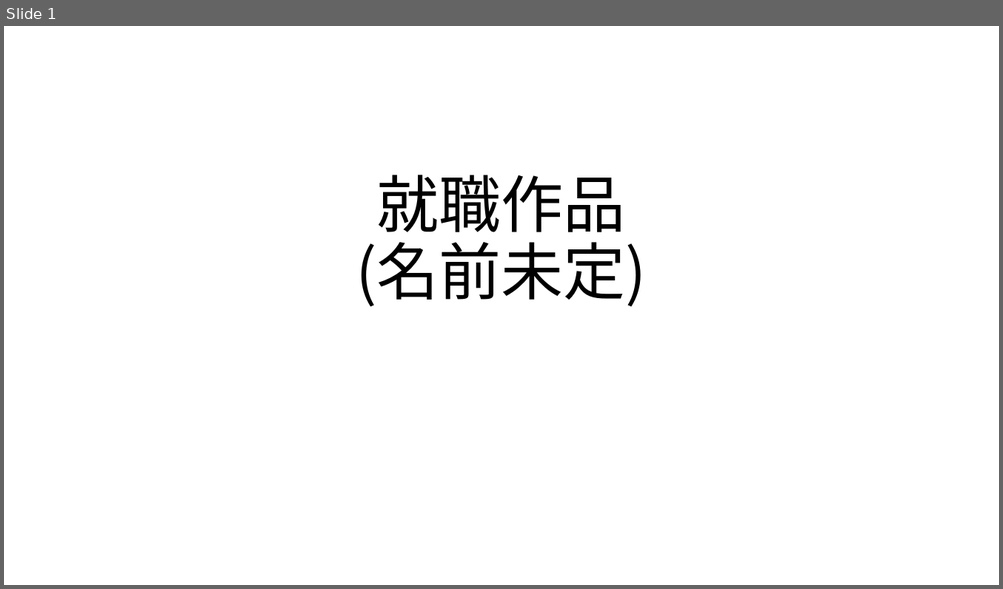
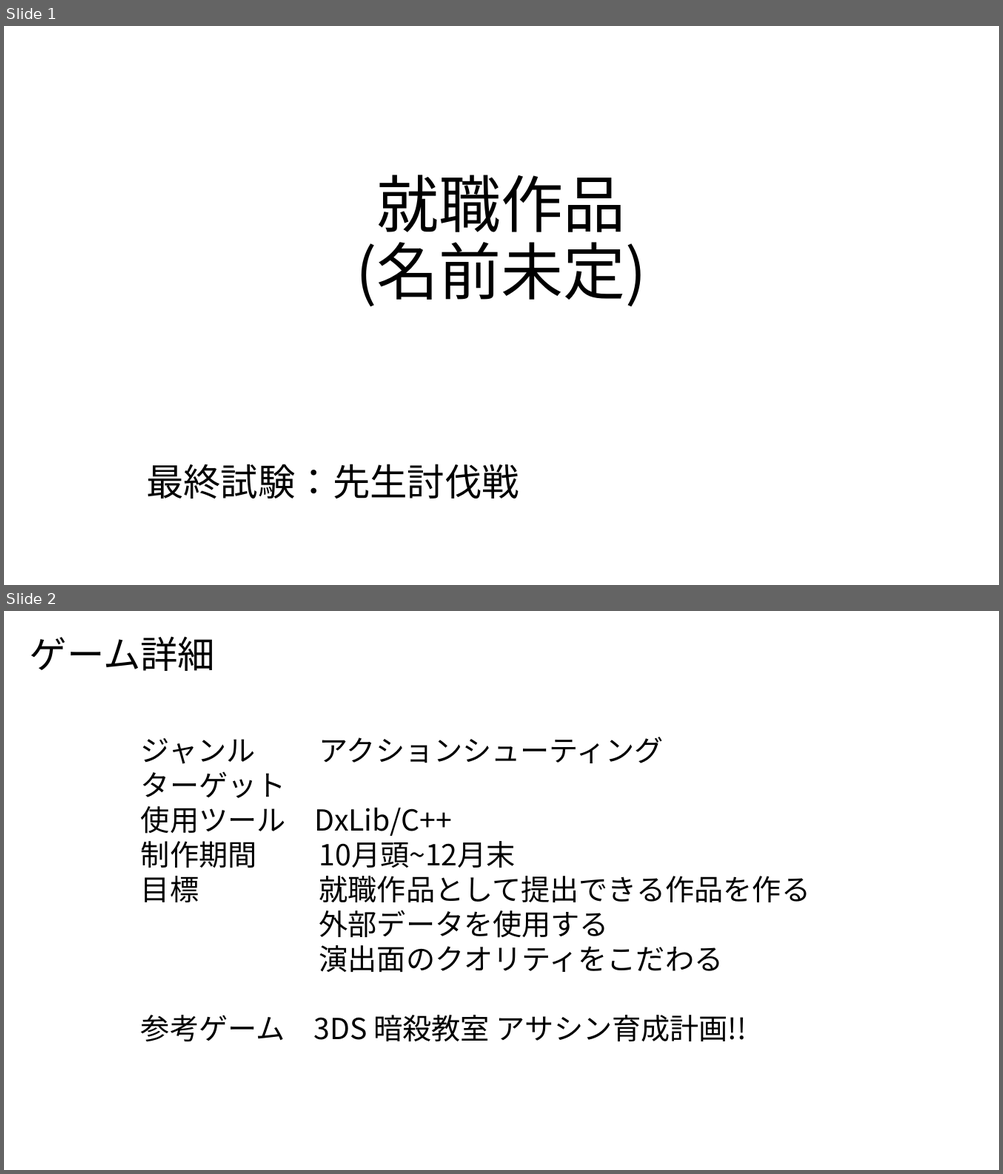
Before and after one commit to kakisawa/ProductionWork, a slide deck: 3DGame_3_NamelessGame/NamelessGame_企画書.pptx. Shown one above the other, each under a label of ours: slide 1 before the commit, slides 1 and 2 after it. The pictures are 1003x589 and 1003x1174 pixels, drawn with LibreOffice and Linux fonts; fonts in the diff are those of the drawing. Boxes give left, top, right and bottom in pixels: in the first picture for what was removed or moved away, otherwise in the second. Text is boxed around its words. In the diff, an @@ line names an element or a change of style, - is before the commit and + after.

```diff
--- a/3DGame_3_NamelessGame/NamelessGame_企画書.pptx
+++ b/3DGame_3_NamelessGame/NamelessGame_企画書.pptx
@@ slide 2 added at [4,611,999,1170], background #FFFFFF @@
@@ text added at [30,636,215,671], 36 pt, text #000000 @@
+ゲーム詳細
@@ text added at [141,737,811,1042], 28 pt, text #000000 @@
+ジャンル アクションシューティング
+ターゲット
+使用ツール DxLib/C++
+制作期間 10月頭~12月末
+目標 就職作品として提出できる作品を作る
+外部データを使用する
+演出面のクオリティをこだわる
+参考ゲーム 3DS 暗殺教室 アサシン育成計画!!
@@ slide 1 changed as well @@
@@ text added at [146,464,519,499], 36 pt, text #000000 @@
+最終試験：先生討伐戦
```
Also in this commit, not shown: 5 other slides added.
